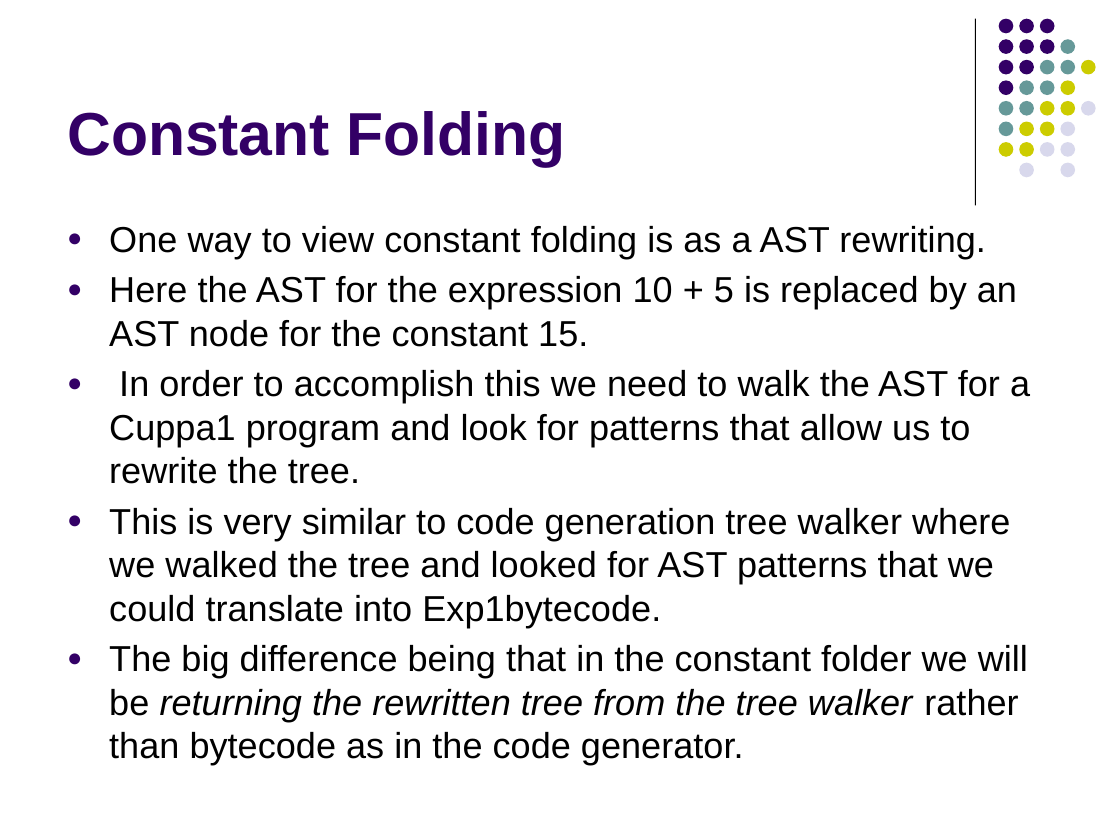
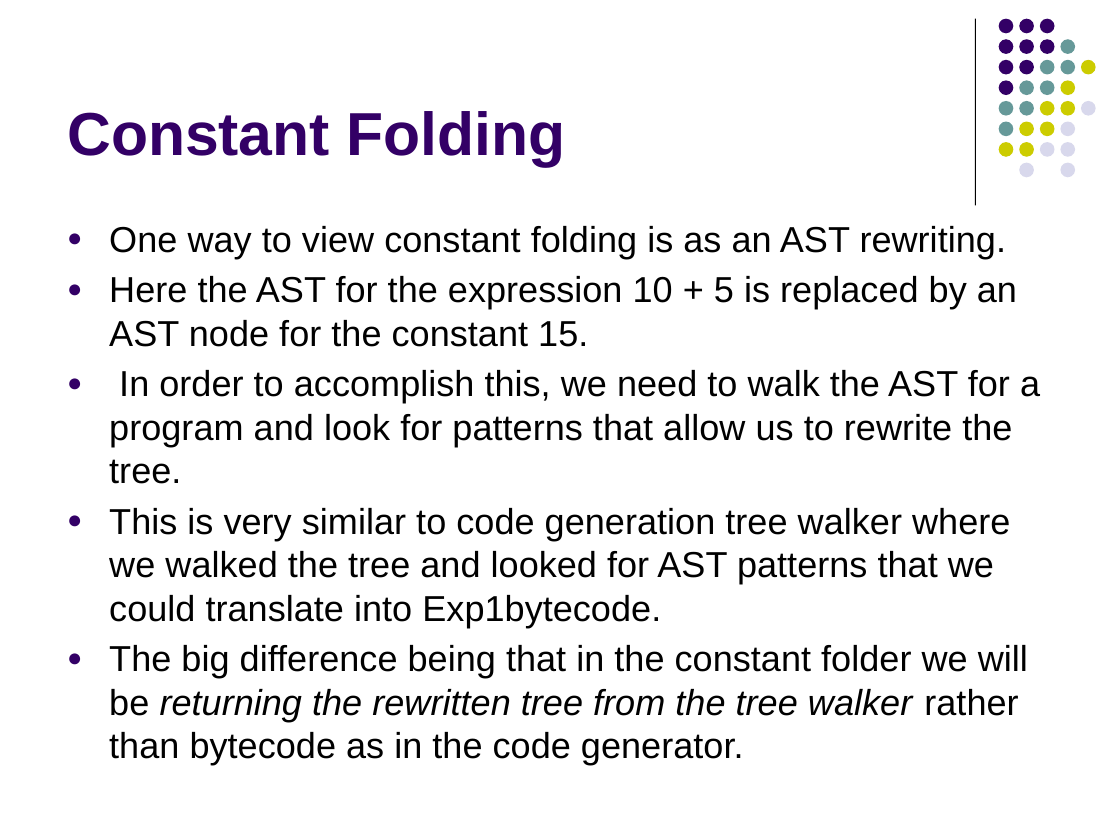
Before and after one commit to lutzhamel/CSC402, a slide deck: slide 7 of notes/csc402-ln008.pptx (slide 6 before the commit). Drawn at 1120x840 pixels with LibreOffice and Linux fonts; fonts in the diff are those of the drawing. Boxes give left, top, right and bottom in pixels: in the first picture for what was removed or moved away, otherwise in the second. Text is boxed around its words. In the diff, an @@ line names an element or a change of style, - is before the commit and + after.

```diff
--- a/notes/csc402-ln008.pptx
+++ b/notes/csc402-ln008.pptx
@@ text at [109,226,1006,259]: text changed @@
-● One way to view constant folding is as a AST rewriting.
+● One way to view constant folding is as an AST rewriting.
@@ text at [109,370,1040,484]: text changed @@
-● In order to accomplish this we need to walk the AST for a Cuppa1 program and look for patterns that allow us to rewrite the tree.
+● In order to accomplish this, we need to walk the AST for a program and look for patterns that allow us to rewrite the tree.
```
Also in this commit, not shown: 2 other slides changed, 1 slide added, 1 other file.
